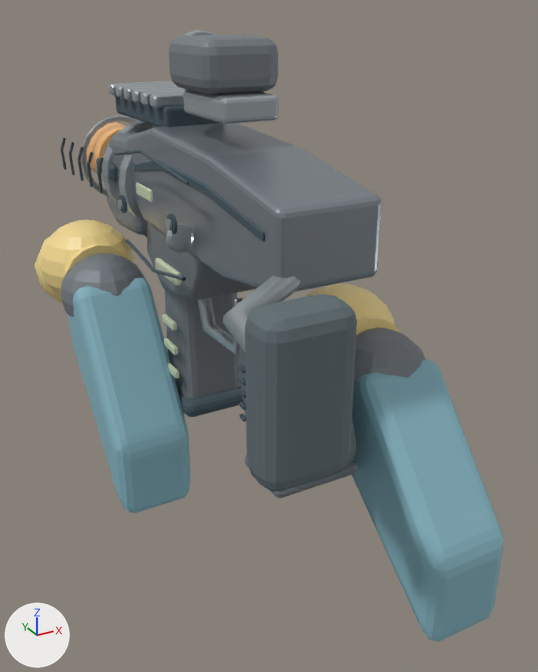
The glTF model client/public/assets/weapons/whisper.glb, before and after one commit.
Camera for both pictures: a 50 mm lens placed at (-0.601, -1.056, 0.355), pointed at (0.076, 0.173, -0.26). The axes (+X, +Y, +Z) are drawn at lower left. The lights are the same throughout. The older version comes first. Where no turn or scale is listed for an object, it has been applied to the vertices. Vertices at exactly the same position are counted once.

Names of what the first picture shows: 'BATCH_BRUSHED_ALLOY_03', 'BATCH_CERAMIC_POLYMER_01', 'BATCH_CUSTOM_TEAM_ACCENT_06', 'BATCH_RUBBER_04', 'BATCH_SHADOW_GROOVES_05', 'BATCH_TEAM_UNIFORM_SLEEVE_10', 'BATCH_YELLOW_MINIFIG_HAND_09', 'Mandatory orange 6mm tip', 'Scalloped polymer upper housing'.
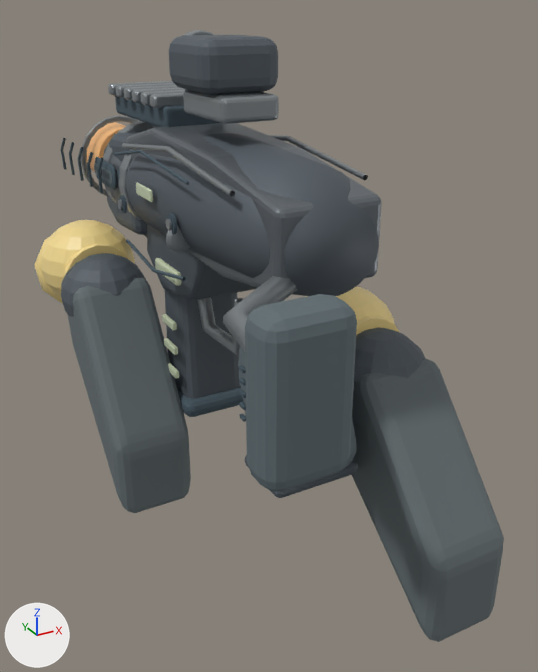
What differs and where, as boxes (x1, y1, x2, y2) in the pictures (538 x 672 px):
'BATCH_TEAM_UNIFORM_SLEEVE_10', recoloured (cyan to grey): (67, 278, 504, 642) in both
'BATCH_CERAMIC_POLYMER_01', recoloured, reshaped: (61, 35, 426, 498) in both
'Scalloped polymer upper housing', deleted: before (126, 123, 382, 292)
'BATCH_BRUSHED_ALLOY_03', recoloured, reshaped: before (81, 30, 300, 356); after (81, 30, 368, 356)
'BATCH_MACHINED_GRAPHITE_02', added: after (104, 123, 382, 292)
'BATCH_SHADOW_GROOVES_05', reshaped: before (60, 96, 265, 422); after (60, 96, 246, 422)
part 1 of me_tapered_lower_body_with_forward_mag_well_004, added: after (125, 133, 379, 296)
part 2 of me_chassis_accent_seam_004, added: after (109, 164, 117, 190)
part 3 of me_sphere_027, added: after (122, 143, 235, 197)
part 4 of me_sphere_027, added: after (269, 135, 368, 180)

Edits to the bpy script that builds the scene:
```text
Change mat_machined_graphite_02:
    mat_machined_graphite_02.base_color: (0.282, 0.318, 0.353) -> (0.161, 0.18, 0.2)  # grey #9199a0 -> grey #70767c
Change mat_ceramic_polymer_01:
    mat_ceramic_polymer_01.base_color: (0.188, 0.212, 0.235) -> (0.0902, 0.11, 0.129)  # grey #787f85 -> dark grey #555d65
Change mat_brushed_alloy_03:
    mat_brushed_alloy_03.base_color: (0.471, 0.518, 0.545) -> (0.318, 0.345, 0.361)  # light grey #b7bfc3 -> grey #999fa2
Change mat_team_uniform_sleeve_10:
    mat_team_uniform_sleeve_10.base_color: (0.239, 0.463, 0.541) -> (0.125, 0.153, 0.161)  # cyan #86b5c2 -> grey #636d70
Change me_tapered_lower_body_with_forward_mag_well_004:
    used by ob_batch_ceramic_polymer_01; location = (0.0, 0.0, 0.0)
    remove me_tapered_lower_body_with_forward_mag_well_004.from_pydata(...)  # 844 vertices, 1660 faces; spans x -0.258..0.278, y -0.155..0.68, z -0.444..0.311
    add me_tapered_lower_body_with_forward_mag_well_004.from_pydata(...)  # 974 vertices, 1916 faces; spans x -0.258..0.278, y -0.17..0.68, z -0.444..0.311
    me_tapered_lower_body_with_forward_mag_well_004 part 1: a new loose piece of 130 vertices spanning x -0.128..0.128, y -0.17..0.51, z -0.088..0.146, in mat_ceramic_polymer_01 (dark grey #555d65)
Change me_chassis_accent_seam_004:
    used by ob_batch_shadow_grooves_05; location = (0.0, 0.0, 0.0)
    remove me_chassis_accent_seam_004.from_pydata(...)  # 2862 vertices, 5400 faces; spans x -0.141..0.141, y -0.12..0.92, z -0.459..0.302
    add me_chassis_accent_seam_004.from_pydata(...)  # 5490 vertices, 10584 faces; spans x -0.141..0.141, y -0.12..0.92, z -0.459..0.302
    me_chassis_accent_seam_004 part 2: a new loose piece, a UV sphere (16 segments, 10 rings, poles along z) spanning x -0.119..-0.107, y 0.517..0.563, z -0.01..0.046, in mat_shadow_grooves_05 (dark blue #475862)
    other edits to the shape of me_chassis_accent_seam_004 do not show in these pictures
Change me_sphere_027:
    used by ob_batch_brushed_alloy_03; location = (-0.118, 0.15, -0.02)
    remove me_sphere_027.from_pydata(...)  # 2904 vertices, 5688 faces; spans x -0.082..0.308, y -0.534..0.674, z -0.219..0.338
    add me_sphere_027.from_pydata(...)  # 2952 vertices, 5752 faces; spans x -0.082..0.308, y -0.534..0.674, z -0.219..0.338
    me_sphere_027 part 3: a new loose piece of 24 vertices spanning x -0.007..0.003, y -0.221..0.271, z 0.118..0.157, in mat_brushed_alloy_03 (grey #999fa2)
    me_sphere_027 part 4: a new loose piece of 24 vertices spanning x 0.233..0.243, y -0.221..0.271, z 0.118..0.157, in mat_brushed_alloy_03 (grey #999fa2)
Add me_scalloped_polymer_upper_housing_004_1:
    me_scalloped_polymer_upper_housing_004_1.from_pydata(...)  # 240 vertices, 472 faces; spans x -0.117..0.117, y -0.16..0.68, z -0.087..0.147
    me_scalloped_polymer_upper_housing_004_1.materials.append(mat_machined_graphite_02)  # grey #70767c
Remove ob_scalloped_polymer_upper_housing:
    ob_scalloped_polymer_upper_housing = bpy.data.objects.new('Scalloped polymer upper housing', me_scalloped_polymer_upper_housing_004)
    ob_scalloped_polymer_upper_housing.location = (0.0, 0.0, 0.0)
Add ob_batch_machined_graphite_02:
    ob_batch_machined_graphite_02 = bpy.data.objects.new('BATCH_MACHINED_GRAPHITE_02', me_scalloped_polymer_upper_housing_004_1)
    ob_batch_machined_graphite_02.location = (0.0, 0.0, 0.0)
```
